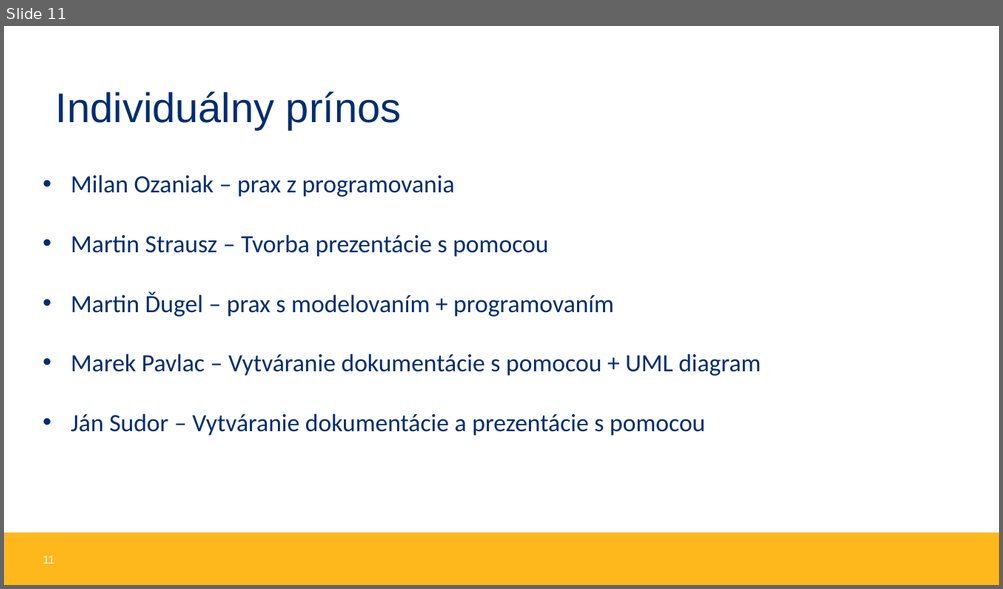
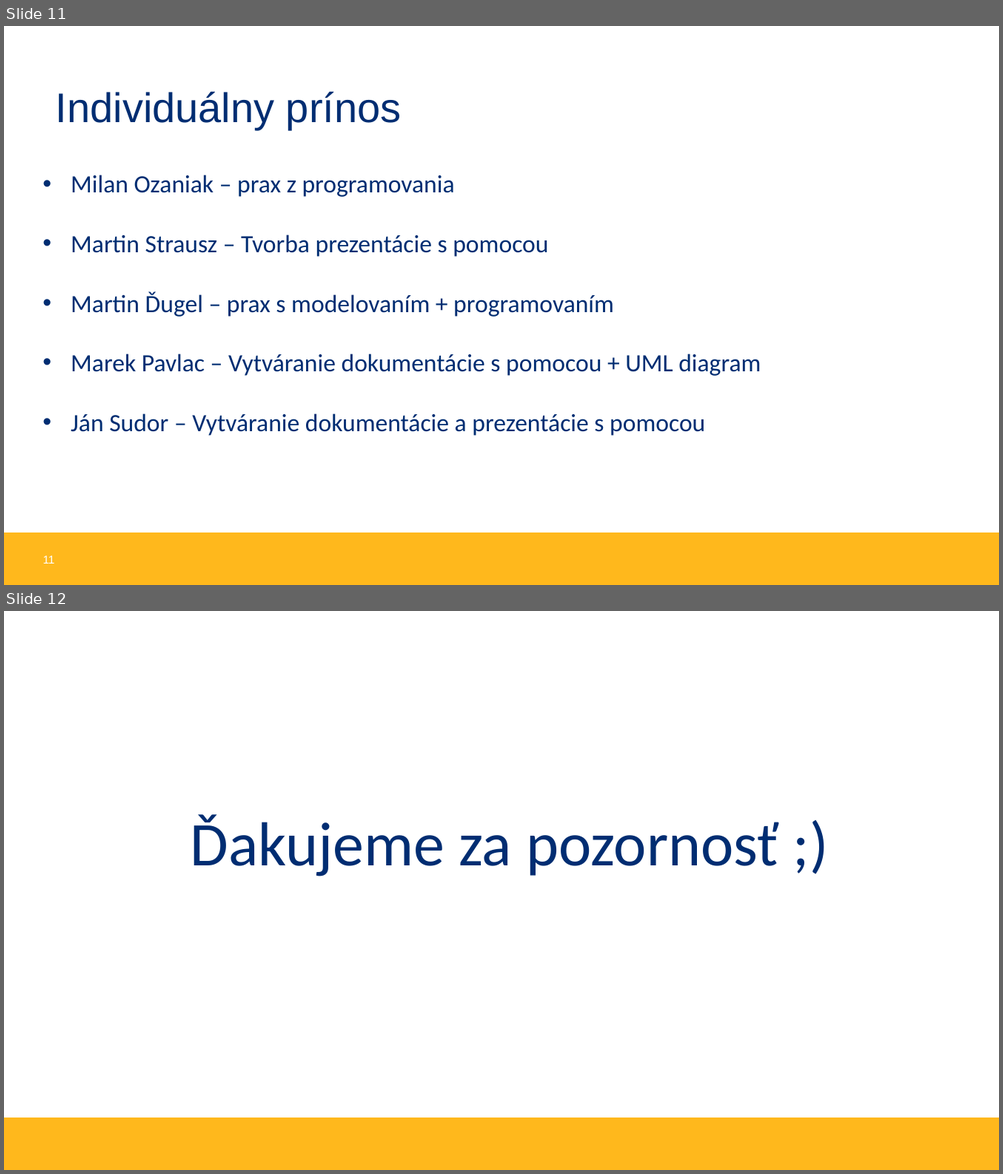
Before and after one commit to MilanOzaniak/Frogger_STV_16, a slide deck: technicka dokumentacia a prezentacia/Prezentácia Frogger.pptx. Shown one above the other, each under a label of ours: slide 11 before the commit, slides 11 and 12 after it. The pictures are 1003x589 and 1003x1174 pixels, drawn with LibreOffice and Linux fonts; fonts in the diff are those of the drawing; background and template pictures are left out. Boxes give left, top, right and bottom in pixels: in the first picture for what was removed or moved away, otherwise in the second. Text is boxed around its words. In the diff, an @@ line names an element or a change of style, - is before the commit and + after.

```diff
--- a/technicka dokumentacia a prezentacia/Prezentácia Frogger.pptx
+++ b/technicka dokumentacia a prezentacia/Prezentácia Frogger.pptx
@@ slide 12 added at (4,611,999,1170), background #FFFFFF; not listed: 1 template element that a slide beside it also shows @@
@@ text added at (190,815,778,877), 60 pt, text #002D72 @@
+Ďakujeme za pozornosť ;)
```
Also in this commit, not shown: 2 slides changed, 2 other slides added, 2 slides removed, 1 other file.
